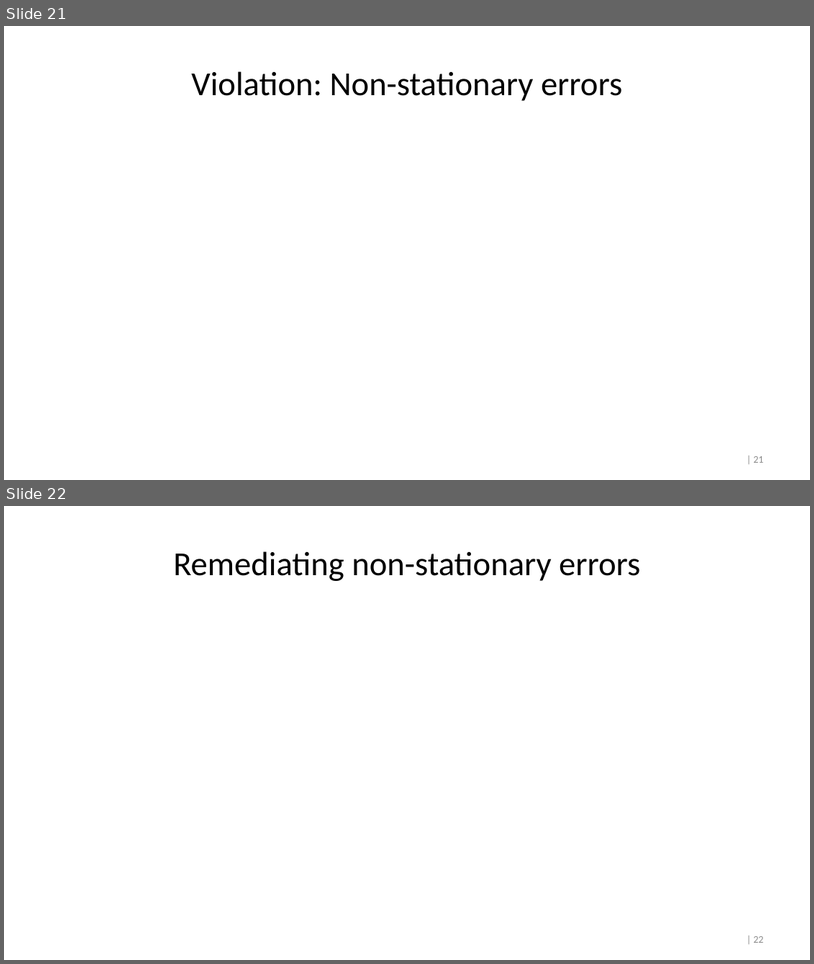
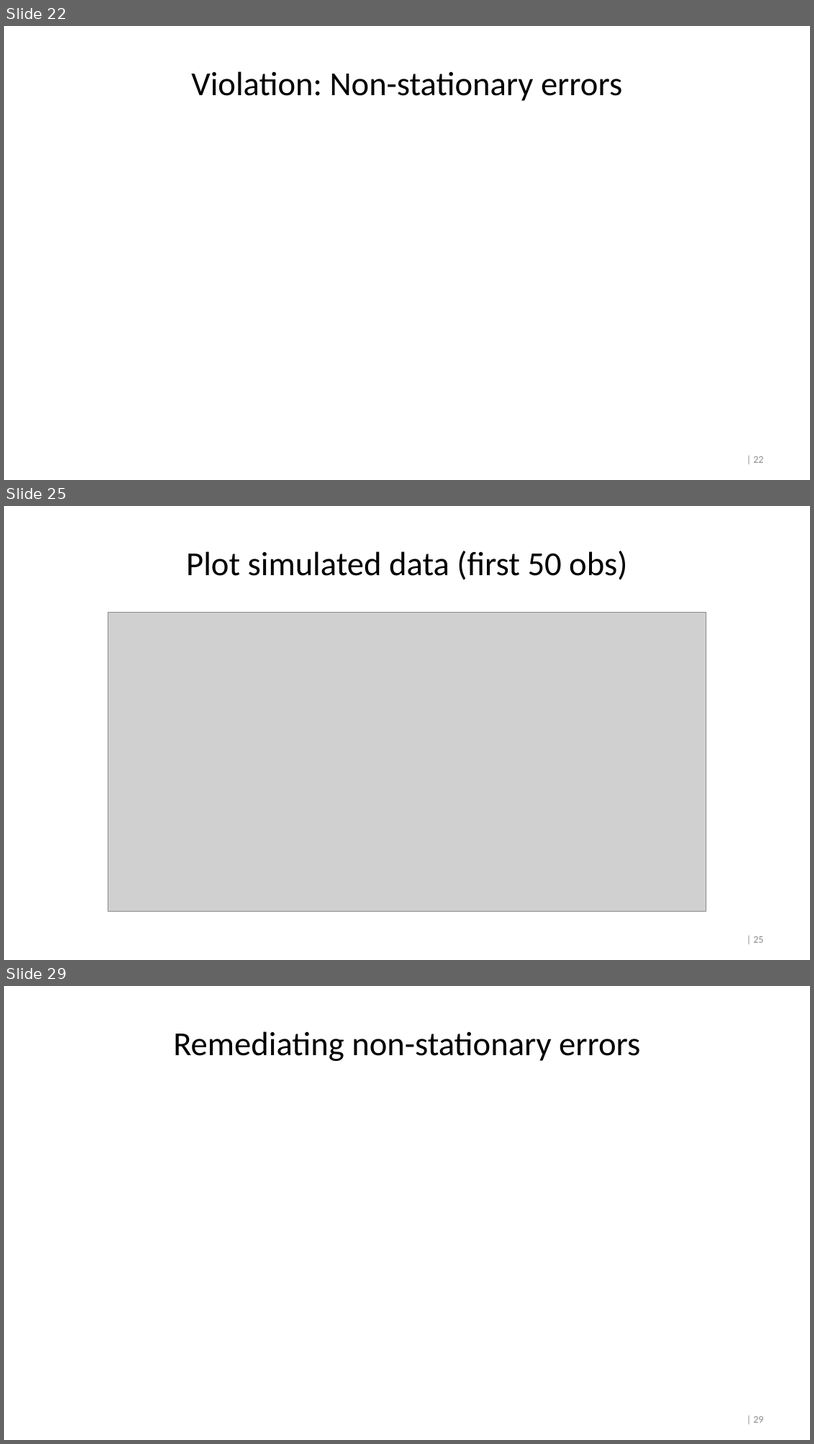
Before and after one commit to crossxwill/Northwestern_MSIA_2022, a slide deck: time_series_regression.pptx. Shown one above the other, each under a label of ours: slides 21 and 22 before the commit, slides 22, 25 and 29 after it; the slides between them are not shown. The pictures are 814x964 and 814x1444 pixels, drawn with LibreOffice and Linux fonts; fonts in the diff are those of the drawing; grey boxes stand for pictures. Boxes give left, top, right and bottom in pixels: in the first picture for what was removed or moved away, otherwise in the second. Text is boxed around its words. In the diff, an @@ line names an element or a change of style, - is before the commit and + after.

```diff
--- a/time_series_regression.pptx
+++ b/time_series_regression.pptx
@@ slide 25 added at bbox=[4, 506, 810, 960], background #FFFFFF; not listed: 1 template element that a slide beside it also shows @@
@@ title added at bbox=[186, 551, 628, 580], 40 pt, text #000000 @@
+Plot simulated data (first 50 obs)
@@ picture added at bbox=[108, 612, 706, 911] @@
@@ what was slide 21 is now slide 22 @@
@@ page number at bbox=[754, 456, 764, 462]: text changed @@
-| 21
+| 22
@@ what was slide 22 is now slide 29 @@
@@ page number at bbox=[754, 1416, 764, 1422]: text changed @@
-| 22
+| 29
```
Also in this commit, not shown: 2 slides changed, 6 other slides added, 1 other file.
